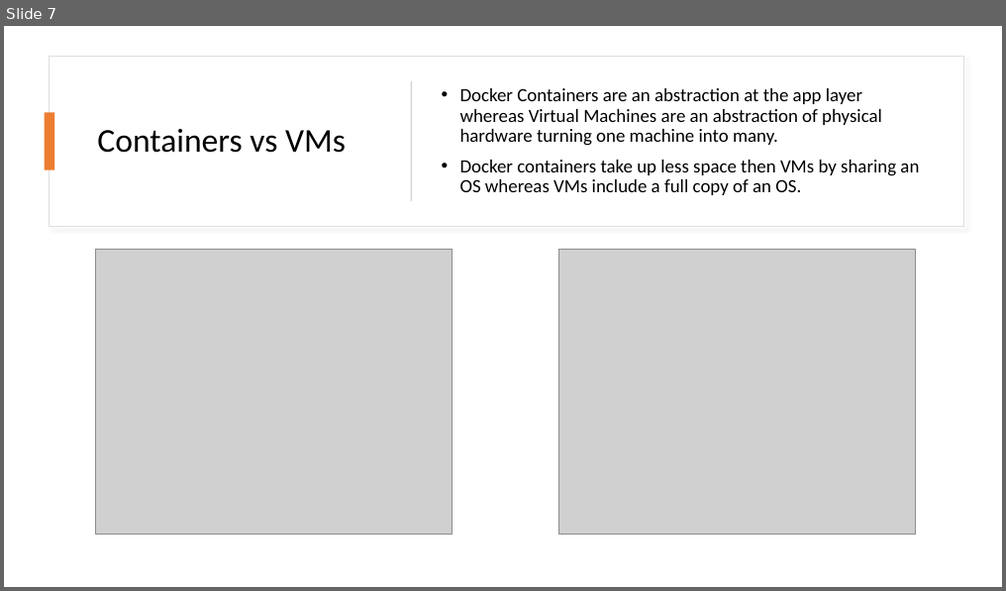
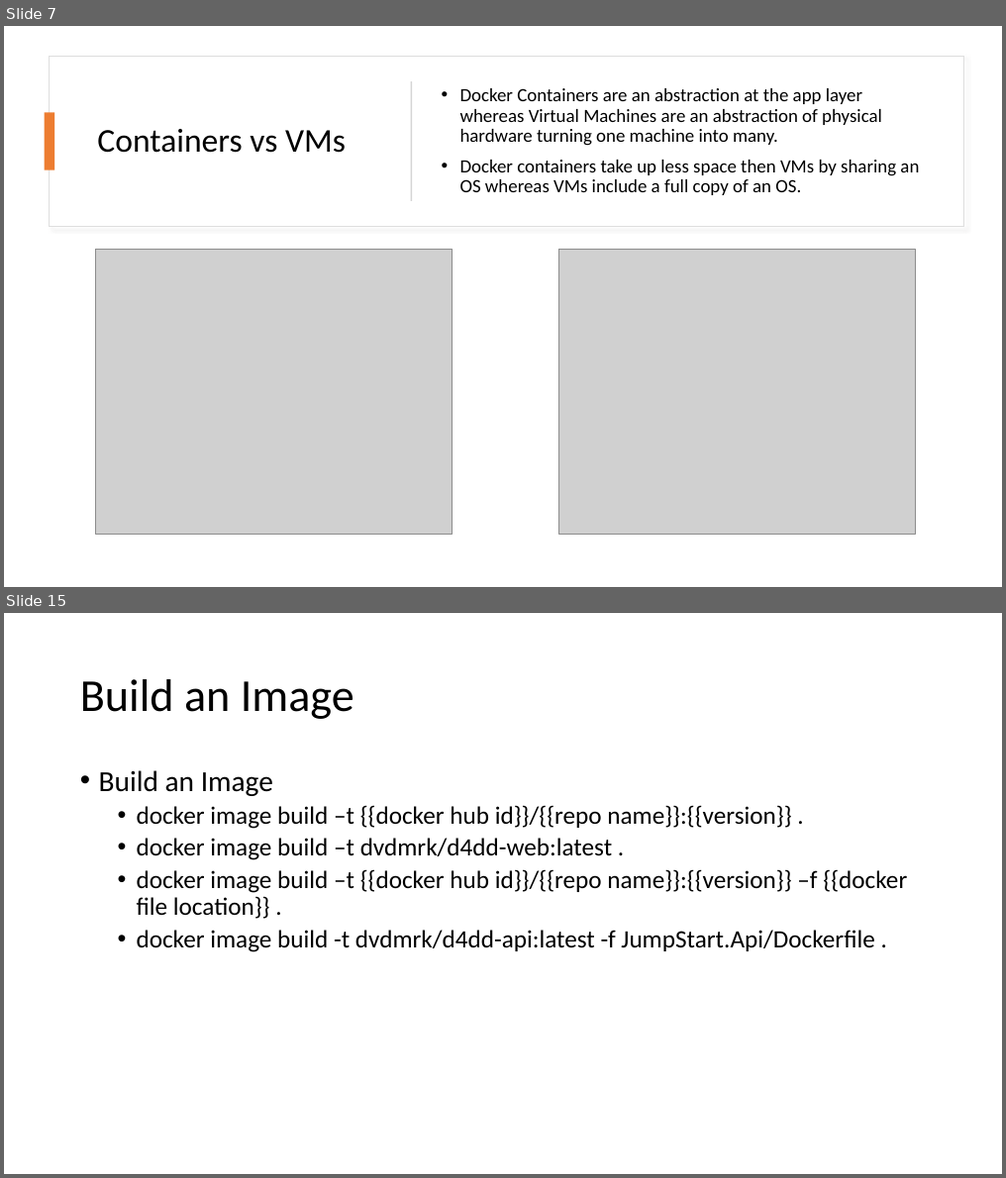
Before and after one commit to dvdmrk/DockerPresentation, a slide deck: Slides/DockerPresentation.pptx. Shown one above the other, each under a label of ours: slide 7 before the commit, slides 7 and 15 after it; the slides between them are not shown. The pictures are 1006x591 and 1006x1178 pixels, drawn with LibreOffice and Linux fonts; fonts in the diff are those of the drawing; grey boxes stand for pictures. Boxes give left, top, right and bottom in pixels: in the first picture for what was removed or moved away, otherwise in the second. Text is boxed around its words. In the diff, an @@ line names an element or a change of style, - is before the commit and + after.

```diff
--- a/Slides/DockerPresentation.pptx
+++ b/Slides/DockerPresentation.pptx
@@ slide 15 added at (4,613,1002,1174), background #FFFFFF @@
@@ title added at (80,679,354,719), 44 pt, text #000000 @@
+Build an Image
@@ text added at (99,770,907,953), 24 pt, text #000000 @@
+• Build an Image
+  • docker image build –t {{docker hub id}}/{{repo name}}:{{version}} .
+  • docker image build –t dvdmrk/d4dd-web:latest .
+  • docker image build –t {{docker hub id}}/{{repo name}}:{{version}} –f {{docker file location}} .
+  • docker image build -t dvdmrk/d4dd-api:latest -f JumpStart.Api/Dockerfile .
```
Also in this commit, not shown: 3 slides changed, 27 other slides added, 4 slides removed, 2 other files.
